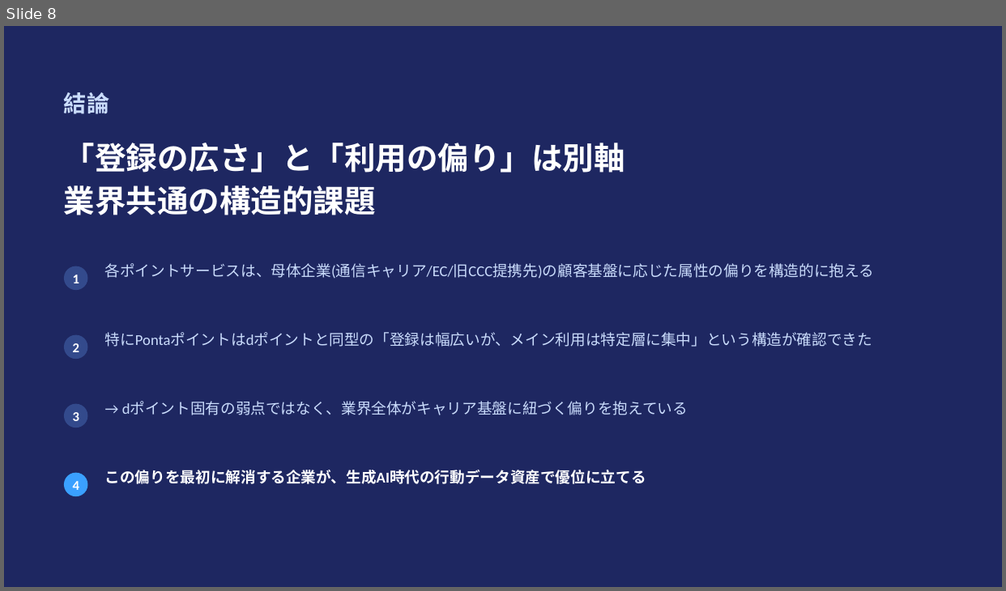
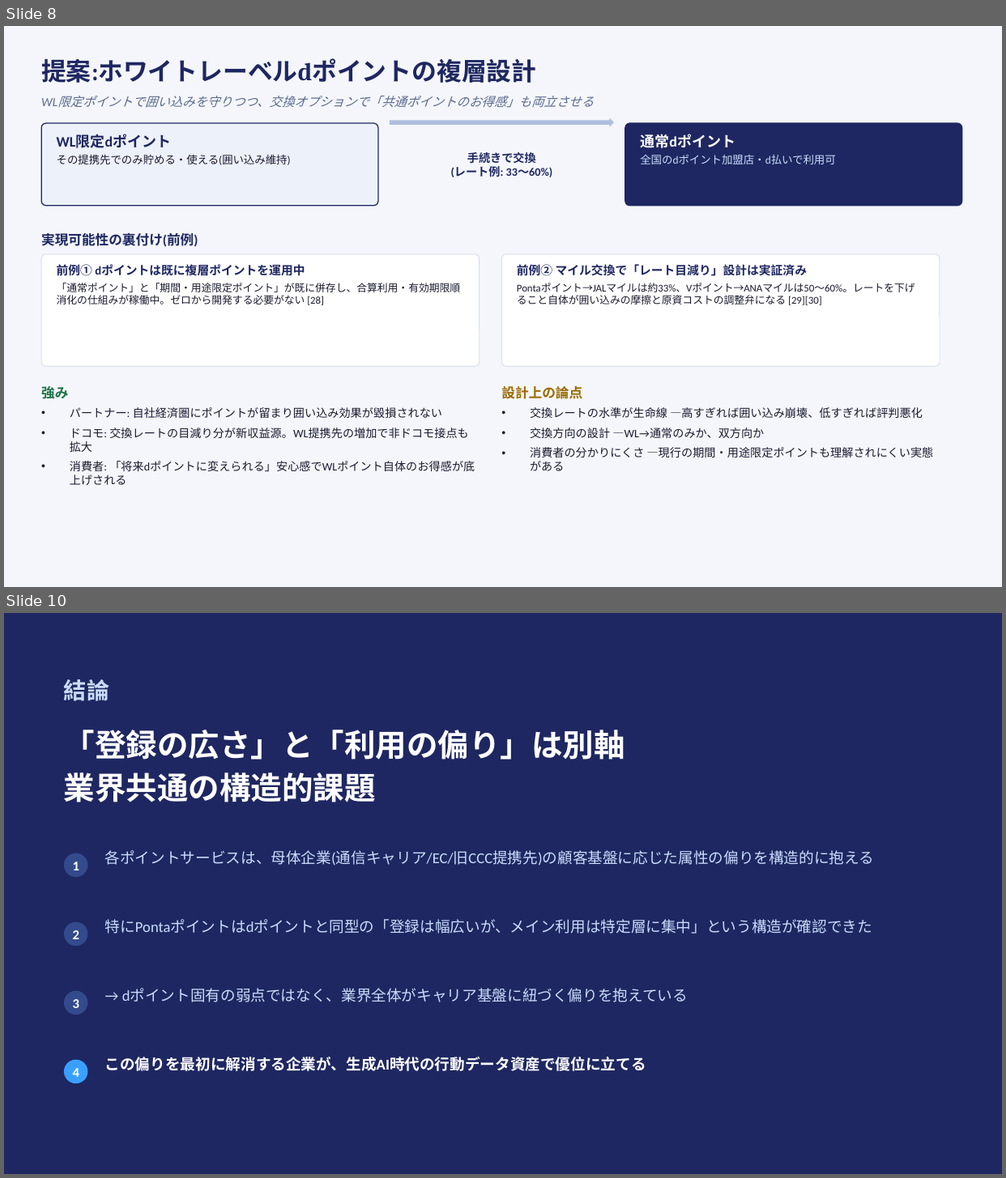
Before and after one commit to nasukazunori/NasuVault2, a slide deck: 大貴/添付ファイル/主要ポイント会員属性の偏り比較.pptx. Shown one above the other, each under a label of ours: slide 8 before the commit, slides 8 and 10 after it; the slides between them are not shown. The pictures are 1006x591 and 1006x1178 pixels, drawn with LibreOffice and Linux fonts; fonts in the diff are those of the drawing. Boxes give left, top, right and bottom in pixels: in the first picture for what was removed or moved away, otherwise in the second. Text is boxed around its words. In the diff, an @@ line names an element or a change of style, - is before the commit and + after.

```diff
--- a/大貴/添付ファイル/主要ポイント会員属性の偏り比較.pptx
+++ b/大貴/添付ファイル/主要ポイント会員属性の偏り比較.pptx
@@ slide 8 added at (4, 26, 1002, 587), background #F4F6FB @@
@@ text added at (41, 58, 536, 83), 24 pt, text #1E2761, bold @@
+提案:ホワイトレーベルdポイントの複層設計
@@ text added at (57, 96, 594, 108), 12 pt, text #5A6B8C, italic @@
+WL限定ポイントで囲い込みを守りつつ、交換オプションで「共通ポイントのお得感」も両立させる
@@ right arrow added at (390, 118, 614, 127), fill #AEBEDD @@
@@ rounded rectangle added at (41, 123, 378, 206), fill #EDF1FA, outline #1E2761 1 pt @@
@@ text added at (57, 135, 291, 165), 10.5 pt, text #1B1B2F @@
+WL限定dポイント
+その提携先でのみ貯める・使える(囲い込み維持)
@@ rounded rectangle added at (625, 123, 962, 206), fill #1E2761, outline #1E2761 1 pt @@
@@ text added at (640, 134, 836, 165), 10.5 pt, text #CADCFC @@
+通常dポイント
+全国のdポイント加盟店・d払いで利用可
@@ text added at (451, 152, 553, 177), 11 pt, text #1E2761, bold @@
+手続きで交換
+(レート例: 33〜60%)
@@ text added at (41, 233, 198, 247), 13 pt, text #1E2761, bold @@
+実現可能性の裏付け(前例)
@@ rounded rectangle added at (41, 254, 479, 367), fill #FFFFFF, outline #D7DEEE 0.75 pt @@
@@ text added at (57, 264, 461, 305), 10 pt, text #1B1B2F @@
+前例① dポイントは既に複層ポイントを運用中
+「通常ポイント」と「期間・用途限定ポイント」が既に併存し、合算利用・有効期限順消化の仕組みが稼働中。ゼロから開発する必要がない [28]
@@ rounded rectangle added at (502, 254, 940, 367), fill #FFFFFF, outline #D7DEEE 0.75 pt @@
@@ text added at (517, 264, 915, 305), 10 pt, text #1B1B2F @@
+前例② マイル交換で「レート目減り」設計は実証済み
+Pontaポイント→JALマイルは約33%、Vポイント→ANAマイルは50〜60%。レートを下げること自体が囲い込みの摩擦と原資コストの調整弁になる [29][30]
@@ text added at (41, 386, 68, 399), 13 pt, text #1E7145, bold @@
+強み
@@ text added at (501, 386, 582, 399), 13 pt, text #9C6B00, bold @@
+設計上の論点
@@ text added at (70, 408, 475, 472), 11 pt, text #1B1B2F @@
+• パートナー: 自社経済圏にポイントが留まり囲い込み効果が毀損されない
+• ドコモ: 交換レートの目減り分が新収益源。WL提携先の増加で非ドコモ接点も拡大
+• 消費者: 「将来dポイントに変えられる」安心感でWLポイント自体のお得感が底上げされる
@@ text added at (530, 408, 934, 472), 11 pt, text #1B1B2F @@
+• 交換レートの水準が生命線 ―高すぎれば囲い込み崩壊、低すぎれば評判悪化
+• 交換方向の設計 ―WL→通常のみか、双方向か
+• 消費者の分かりにくさ ―現行の期間・用途限定ポイントも理解されにくい実態がある
@@ what was slide 8 is now slide 10 @@
```
Also in this commit, not shown: 1 slide changed, 1 other slide added, 1 other file.
